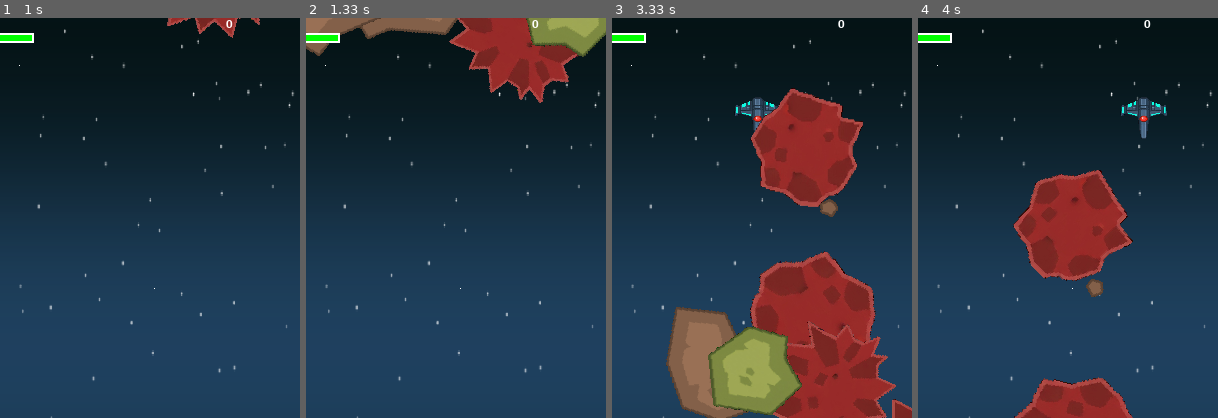
Above: before the commit, frames 1-4 (left to right).
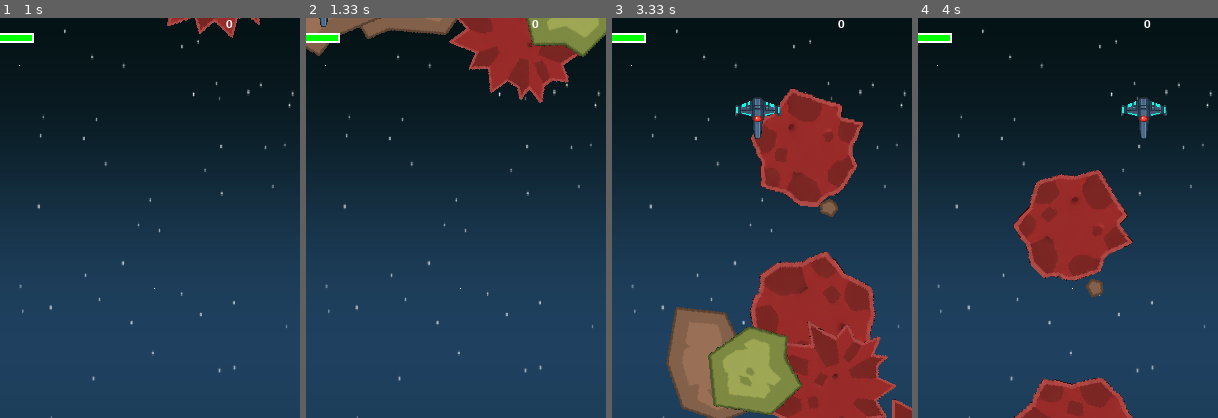
Above: after the commit, the same moments.

Repository: jz588738-byte/my-first-pygame
Game: pygame game, started from main.py
Two runs of this game, one before a commit and one after it. Both use one fixed random seed, a clock stepped at 60 frames per second and the inputs below.
Inputs:
- Up to frame 1 (1 s): hold D 0.33-0.8 s; hold D from 0.83 s (still down)
- Up to frame 2 (1.33 s): release D at 1.3 s
- Up to frame 3 (3.33 s): hold A 1.33-1.87 s; hold A 1.9-2.3 s; hold D 2.33-2.97 s; hold A from 3 s (still down)
- Up to frame 4 (4 s): release A at 3.47 s; hold D 3.5-3.97 s
The pictures show only the part of the screen within x 12-62%, y 0-50%; the shares and areas given below are measured in that part.

Frame 1 is identical in both runs. In frame 2, less than 0.1% of the frame differs, in the area x 4-8%, y 0-3%; in frame 3, 0.1%, in the area x 47-57%, y 21-31%; in frame 4, nothing differs.

Commit message:
feat: 增加圖層

Diff:
--- a/sprites/enemies/base_enemy.py
+++ b/sprites/enemies/base_enemy.py
@@ -5,6 +5,7 @@
 
 class BaseEnemy(pygame.sprite.Sprite):
     def __init__(self, game, health, score_value, particle_color = (255, 165, 0)):
+        self._layer = 3  # 敵機圖層：在隕石上面
         super().__init__()
         self.res = game.res
         self.game = game
